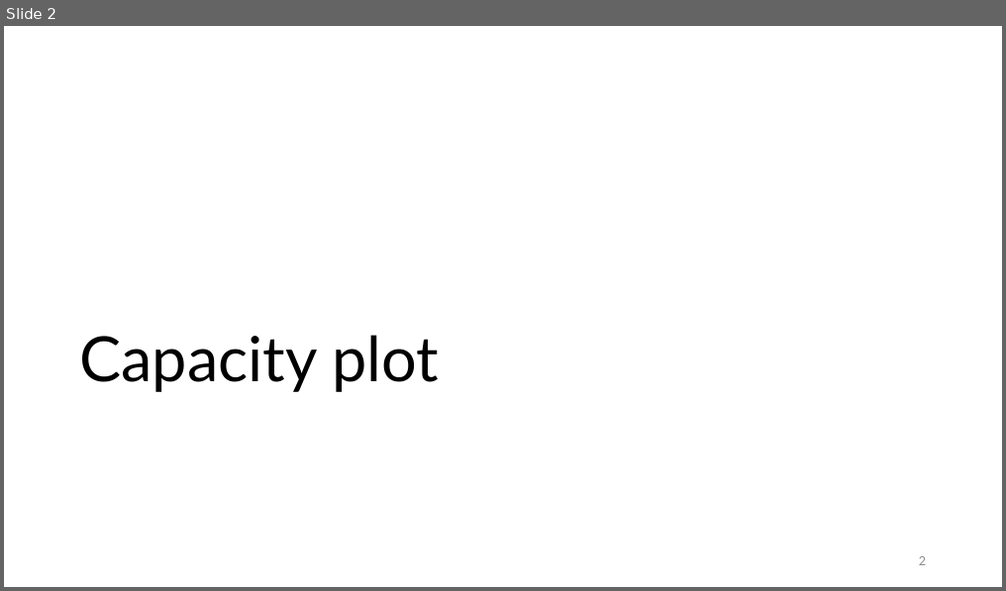
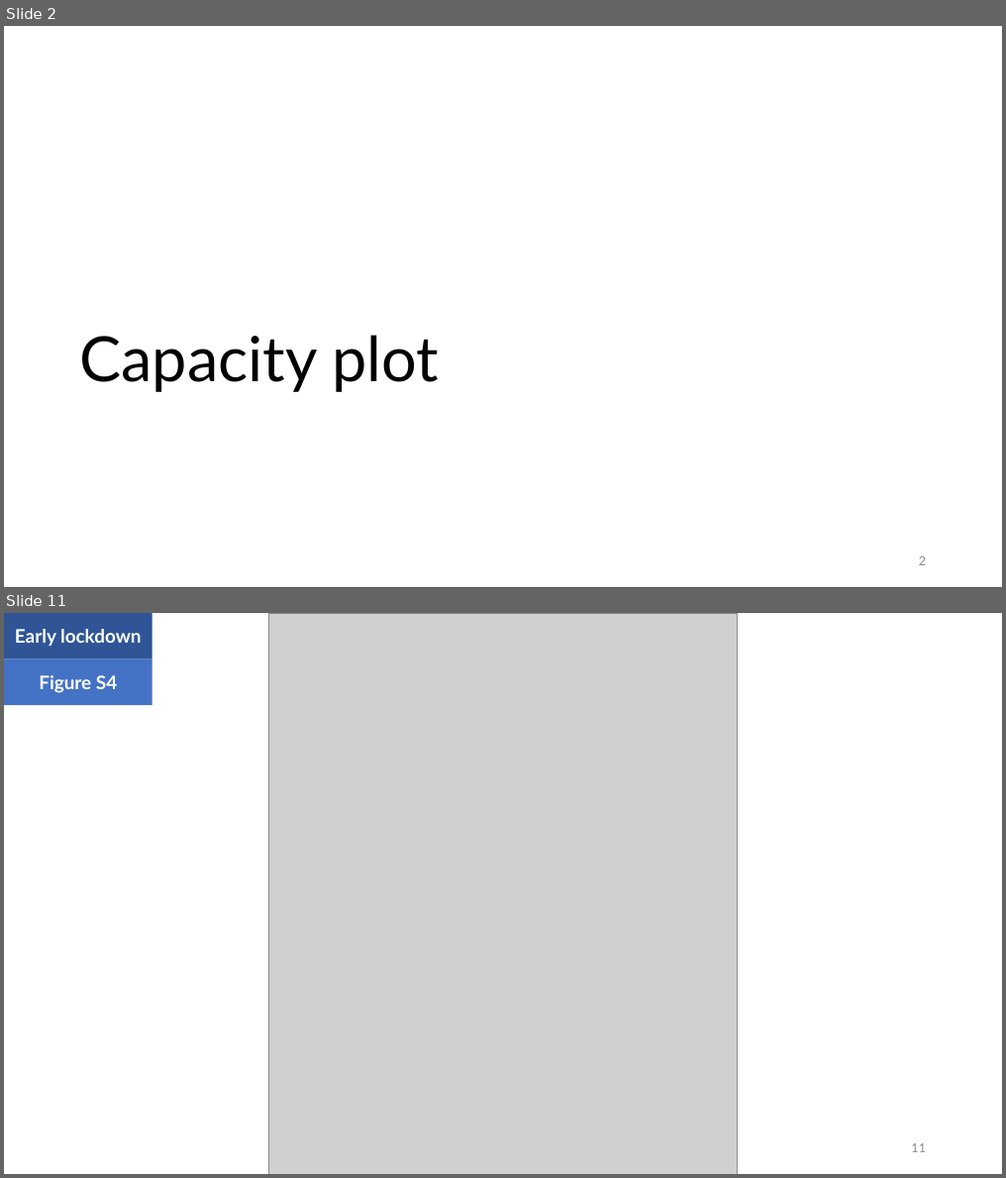
Before and after one commit to maxsal/science_revision, a slide deck: slides/meeting_20210824.pptx. Shown one above the other, each under a label of ours: slide 2 before the commit, slides 2 and 11 after it; the slides between them are not shown. The pictures are 1006x591 and 1006x1178 pixels, drawn with LibreOffice and Linux fonts; fonts in the diff are those of the drawing; grey boxes stand for pictures. Boxes give left, top, right and bottom in pixels: in the first picture for what was removed or moved away, otherwise in the second. Text is boxed around its words. In the diff, an @@ line names an element or a change of style, - is before the commit and + after.

```diff
--- a/slides/meeting_20210824.pptx
+++ b/slides/meeting_20210824.pptx
@@ slide 11 added at [4, 613, 1002, 1174], background #FFFFFF @@
@@ rectangle added at [4, 613, 152, 660], fill #2F5597, 18 pt, text #FFFFFF, bold @@
+Early lockdown
@@ picture added at [269, 613, 737, 1174] @@
@@ rectangle added at [4, 660, 152, 706], fill #4472C4, 18 pt, text #FFFFFF, bold @@
+Figure S4
@@ page number added at [911, 1144, 926, 1153], 12 pt, text #8C8C8C @@
+11
```
Also in this commit, not shown: 2 slides changed, 11 other slides added, 31 other files.
